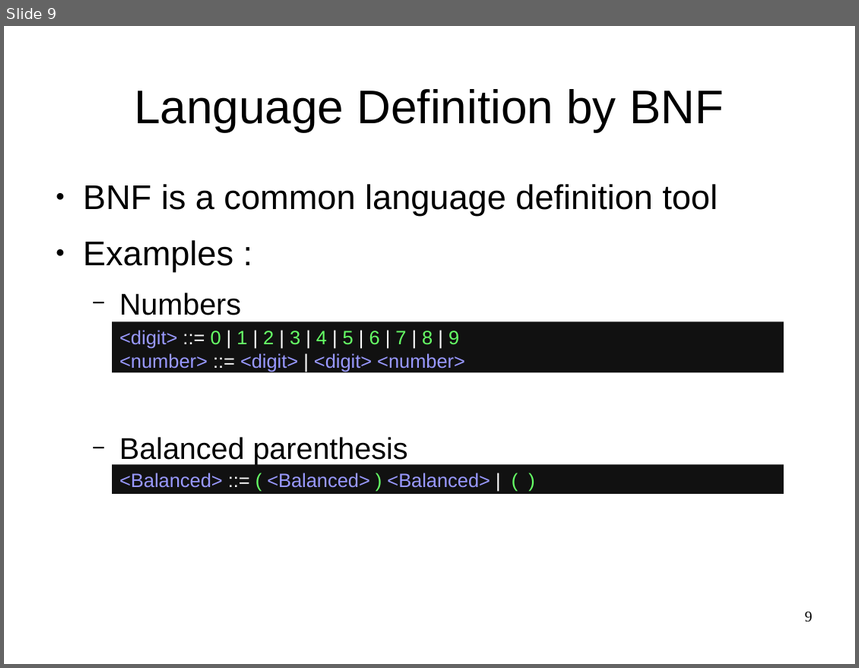
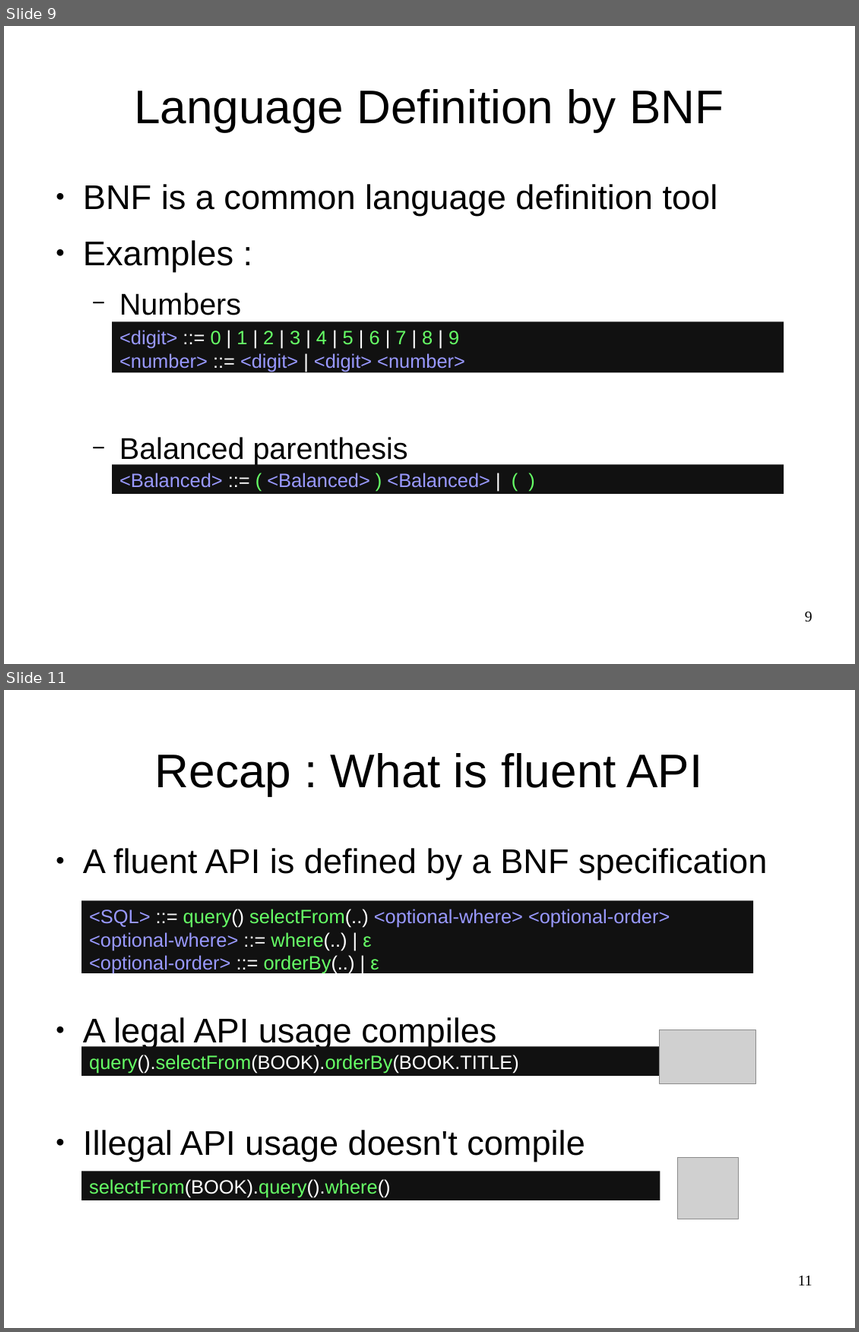
Before and after one commit to OriRoth/fling, a slide deck: Manuscripts/Thesis Seminar/Thesis Seminar.odp. Shown one above the other, each under a label of ours: slide 9 before the commit, slides 9 and 11 after it; the slides between them are not shown. The pictures are 859x668 and 859x1332 pixels, drawn with LibreOffice and Linux fonts; fonts in the diff are those of the drawing; grey boxes stand for pictures. Boxes give left, top, right and bottom in pixels: in the first picture for what was removed or moved away, otherwise in the second. Text is boxed around its words. In the diff, an @@ line names an element or a change of style, - is before the commit and + after.

```diff
--- a/Manuscripts/Thesis Seminar/Thesis Seminar.odp
+++ b/Manuscripts/Thesis Seminar/Thesis Seminar.odp
@@ slide 11 added at (4,690,855,1328), background #FFFFFF @@
@@ title added at (155,753,703,796), 44 pt, text #000000 @@
+Recap : What is fluent API
@@ text added at (83,848,767,1162), 32 pt, text #000000 @@
+● A fluent API is defined by a BNF specification
+● A legal API usage compiles
+● Illegal API usage doesn't compile
@@ rectangle added at (82,901,754,973), fill #111111, 18 pt, text #9999FF @@
+<SQL> ::= query() selectFrom(..) <optional-where> <optional-order>
+<optional-where> ::= where(..) | ε
+<optional-order> ::= orderBy(..) | ε
@@ picture added at (660,1030,756,1084) @@
@@ rectangle added at (82,1047,754,1076), fill #111111, 18 pt, text #66FF66 @@
+query().selectFrom(BOOK).orderBy(BOOK.TITLE)
@@ picture added at (677,1158,739,1219) @@
@@ rectangle added at (82,1172,661,1201), fill #111111, 18 pt, text #66FF66 @@
+selectFrom(BOOK).query().where()
@@ page number added at (798,1276,813,1286), 14 pt, text #000000 @@
+11
```
Also in this commit, not shown: 4 slides changed, 1 other slide added.
